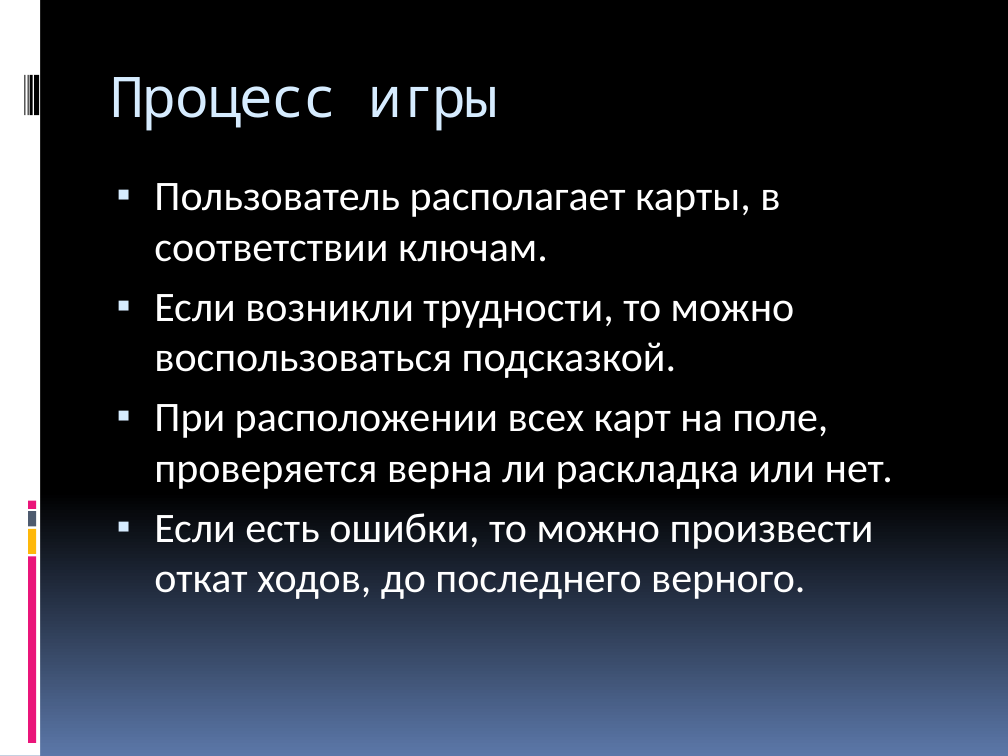
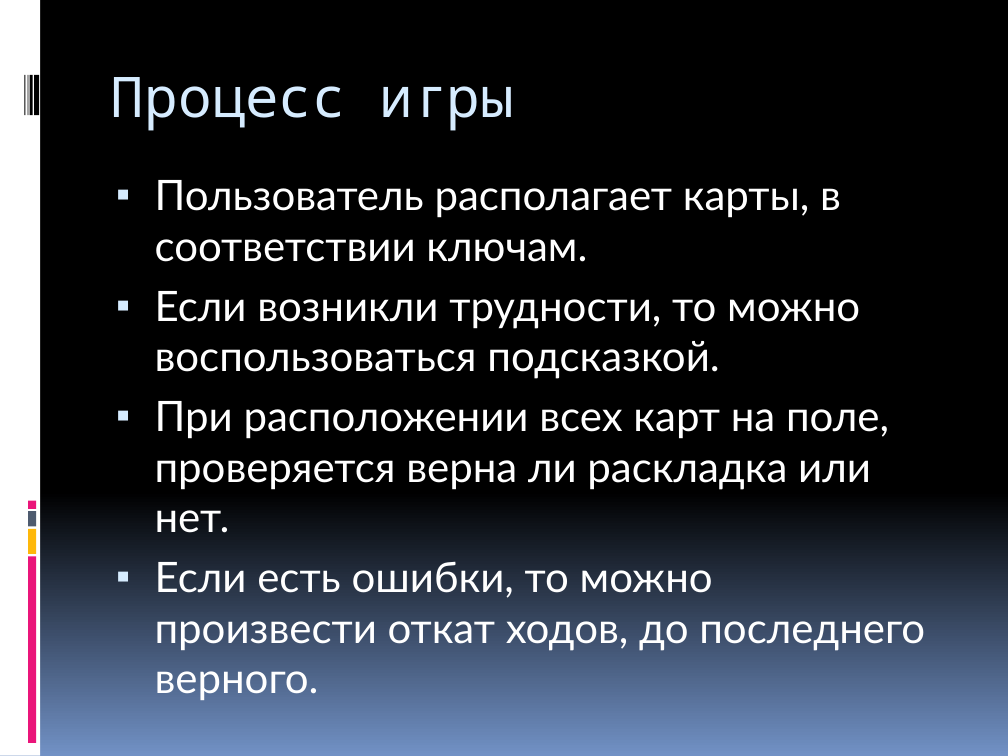
Before and after one commit to aragont/Sherlock, a slide deck: slide 5 of Игра.pptx. Drawn at 1008x756 pixels with LibreOffice and Linux fonts; fonts in the diff are those of the drawing. Boxes give left, top, right and bottom in pixels: in the first picture for what was removed or moved away, otherwise in the second. Text is boxed around its words. In the diff, an @@ line names an element or a change of style, - is before the commit and + after.

```diff
--- a/Игра.pptx
+++ b/Игра.pptx
@@ background gradient #000000 to #5B77A8 to gradient #000000 to #7191C5 @@
@@ title "Процесс игры" at (111,77,514,131): letter spacing -1 to 0 pt @@
@@ text "Пользователь располагает карты, в соответствии ..." at (155,180,925,651): font Calibri to Lato; less space between paragraphs @@
```
Also in this commit, not shown: 5 other slides changed.
